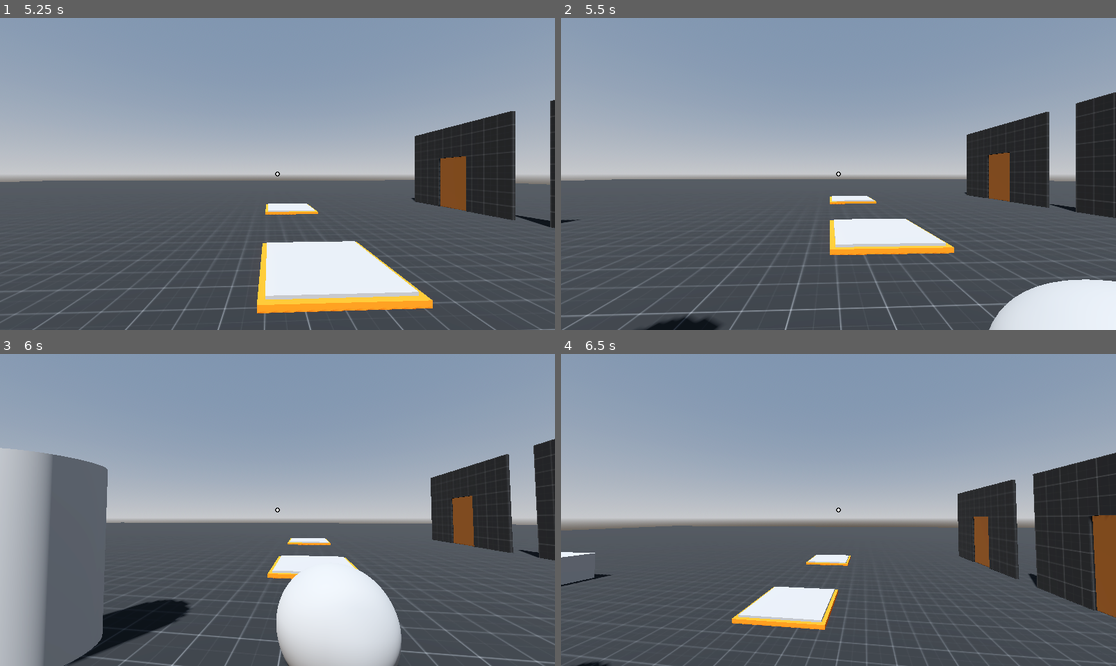
Above: before the commit, frames 1-4 (two rows, left to right).
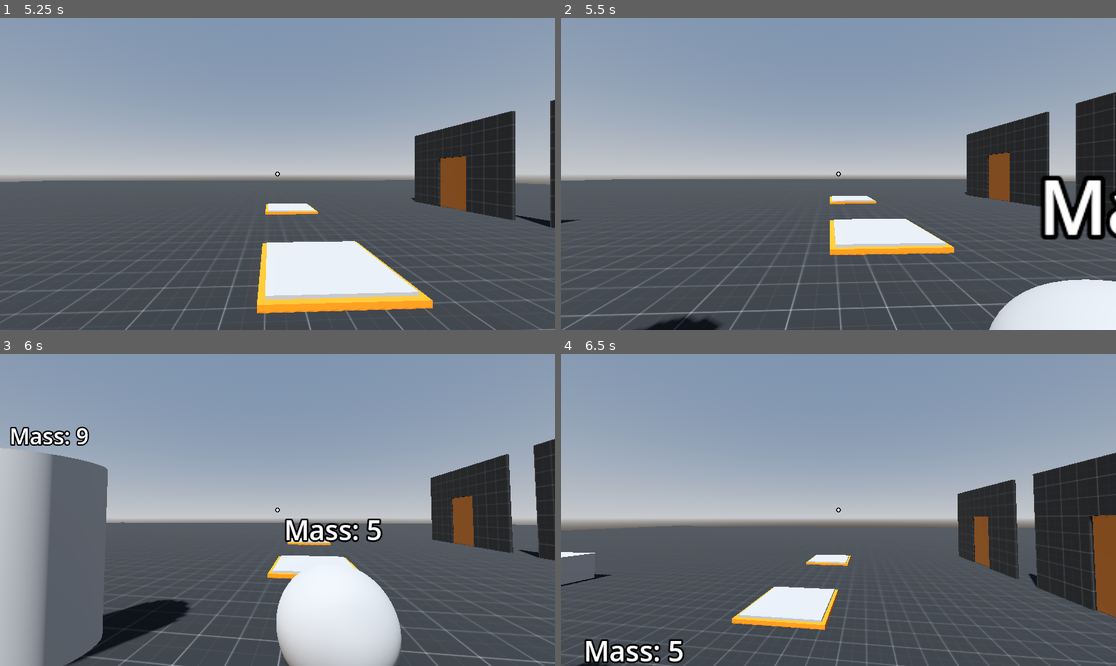
Above: after the commit, the same moments.

Repository: Radian6405/Rescale
Game: Godot game, scene res://levels/sandbox.tscn
The game is run twice, just before and just after one commit, with the same random seed, the same clock (stepped at 60 frames per second) and the same inputs. This scene is started directly instead of the project's main scene.
Inputs (mouse positions are in pixels of both pictures, inside the frame that each line leads up to):
- Up to frame 1 (5.25 s): tap Enter at 0.5 s; move the mouse to (305, 174) at 0.52 s; hold D (move_right) 0.53-1.28 s; tap Q (decrease_size) at 0.6, 5.1 s; tap Space (jump) at 0.77, 1.52, 3.02, 3.77, 4.52 s; move the mouse to (249, 174) at 1.27 s; hold S (move_back) 1.28-2.03 s; click (249, 174) at 1.35 s; move the mouse to (288, 167) at 2.02 s; hold D (move_right) 2.03-3.53 s; tap E (increase_size) at 2.1 s; move the mouse to (271, 180) at 2.77 s; tap F (interact) at 2.85 s; move the mouse to (316, 177) at 3.52 s; hold A (move_left) 3.53-5.03 s; tap W (move_front) at 3.6 s; move the mouse to (233, 170) at 4.27 s; tap Shift (sprint) at 4.35 s; move the mouse to (283, 174) at 5.02 s; hold S (move_back) from 5.03 s (still down)
- Up to frame 2 (5.5 s): keep holding S (move_back)
- Up to frame 3 (6 s): move the mouse to (255, 503) at 5.77 s; release S (move_back) at 5.78 s; hold D (move_right) from 5.78 s (still down); click (255, 503) at 5.85 s
- Up to frame 4 (6.5 s): keep holding D (move_right); tap Space (jump) at 6.02 s

Frame 1 is identical in both runs. In frame 2, 2.2% of the frame differs, in the area x 86-100%, y 50-72%; in frame 3, 1.5%; in frame 4, 1.0%.

Commit message:
feat: pickups now show thier mass

Diff:
--- a/assets/shaders/backdrop.tres
+++ b/assets/shaders/backdrop.tres
@@ -21,7 +21,6 @@
 
 }
 "
-graph_offset = Vector2(-466.4, -23.2)
 mode = 1
 flags/light_only = false
 nodes/fragment/2/node = SubResource("VisualShaderNodeColorConstant_1jsxw")
--- a/assets/shaders/blur.tres
+++ b/assets/shaders/blur.tres
@@ -43,7 +43,6 @@
 
 }
 "
-graph_offset = Vector2(-133.646, 87.3367)
 mode = 1
 flags/light_only = false
 nodes/fragment/0/position = Vector2(840, 180)
--- a/levels/sandbox.tscn
+++ b/levels/sandbox.tscn
@@ -43,7 +43,6 @@
 [node name="player" parent="." node_paths=PackedStringArray("pickups_manager") instance=ExtResource("1_3w358")]
 transform = Transform3D(-1, 0, -8.74228e-08, 0, 1, 0, 8.74228e-08, 0, -1, 0, 0, 0)
 pickups_manager = NodePath("../PickupsManager")
-scale_change = 0.1
 
 [node name="LevelContent" type="Node3D" parent="."]
 
--- a/player/player.tscn
+++ b/player/player.tscn
@@ -6,6 +6,21 @@
 [sub_resource type="CapsuleMesh" id="CapsuleMesh_fdgca"]
 
 [sub_resource type="CapsuleShape3D" id="CapsuleShape3D_acgfc"]
+
+[sub_resource type="Animation" id="Animation_w3106"]
+length = 0.001
+tracks/0/type = "value"
+tracks/0/imported = false
+tracks/0/enabled = true
+tracks/0/path = NodePath("LevelName:modulate")
+tracks/0/interp = 1
+tracks/0/loop_wrap = true
+tracks/0/keys = {
+"times": PackedFloat32Array(0),
+"transitions": PackedFloat32Array(1),
+"update": 0,
+"values": [Color(1, 1, 1, 1)]
+}
 
 [sub_resource type="Animation" id="Animation_rf0fd"]
 resource_name = "text_fade"
@@ -21,21 +36,6 @@
 "transitions": PackedFloat32Array(1, 1, 1, 1, 1),
 "update": 0,
 "values": [Color(1, 1, 1, 0), Color(1, 1, 1, 0), Color(1, 1, 1, 1), Color(1, 1, 1, 1), Color(1, 1, 1, 0)]
-}
-
-[sub_resource type="Animation" id="Animation_w3106"]
-length = 0.001
-tracks/0/type = "value"
-tracks/0/imported = false
-tracks/0/enabled = true
-tracks/0/path = NodePath("LevelName:modulate")
-tracks/0/interp = 1
-tracks/0/loop_wrap = true
-tracks/0/keys = {
-"times": PackedFloat32Array(0),
-"transitions": PackedFloat32Array(1),
-"update": 0,
-"values": [Color(1, 1, 1, 1)]
 }
 
 [sub_resource type="AnimationLibrary" id="AnimationLibrary_0m256"]
--- a/scenes/pickups/cube_pickup.tscn
+++ b/scenes/pickups/cube_pickup.tscn
@@ -15,6 +15,9 @@
 mesh = SubResource("BoxMesh_rit65")
 skeleton = NodePath("../..")
 
+[node name="MassLabel" parent="ScaleController" index="1"]
+transform = Transform3D(1, 0, 0, 0, 1, 0, 0, 0, 1, 0, 0.8, 0)
+
 [node name="Collidor" parent="." index="1"]
 shape = SubResource("BoxShape3D_g72f5")
 
--- a/scenes/pickups/cylinder_pickup.tscn
+++ b/scenes/pickups/cylinder_pickup.tscn
@@ -16,6 +16,9 @@
 mesh = SubResource("CylinderMesh_hxt81")
 skeleton = NodePath("../..")
 
+[node name="MassLabel" parent="ScaleController" index="1"]
+transform = Transform3D(1, 0, 0, 0, 1, 0, 0, 0, 1, 0, 1.3, 0)
+
 [node name="Collidor" parent="." index="1"]
 shape = SubResource("CylinderShape3D_dn8ot")
 
--- a/scenes/pickups/pickup.gd
+++ b/scenes/pickups/pickup.gd
@@ -5,6 +5,7 @@
 @onready var scale_controller: Node3D = $ScaleController
 @onready var collidor: CollisionShape3D = $Collidor
 @onready var pickup_collidor: CollisionShape3D = $pickuphelper/PickupCollidor
+@onready var mass_label: Label3D = $ScaleController/MassLabel
 
 @export var initial_scale := 1.0
 @export var max_scale := 1.5
@@ -23,6 +24,7 @@
 
 func _ready() -> void:
 	current_scale = initial_scale
+	mass_label.text = "Mass: " + str(mass)
 
 func handle_grab()-> void:
 	print("pick")
--- a/scenes/pickups/pickup.tscn
+++ b/scenes/pickups/pickup.tscn
@@ -9,6 +9,11 @@
 
 [node name="ScaleController" type="Node3D" parent="."]
 
+[node name="MassLabel" type="Label3D" parent="ScaleController"]
+billboard = 1
+text = "text"
+font_size = 48
+
 [node name="Collidor" type="CollisionShape3D" parent="."]
 
 [node name="pickuphelper" type="Area3D" parent="."]
--- a/scenes/pickups/sphere_pickup.tscn
+++ b/scenes/pickups/sphere_pickup.tscn
@@ -16,6 +16,9 @@
 mesh = SubResource("SphereMesh_t3n0h")
 skeleton = NodePath("../..")
 
+[node name="MassLabel" parent="ScaleController" index="1"]
+transform = Transform3D(1, 0, 0, 0, 1, 0, 0, 0, 1, 0, 0.8, 0)
+
 [node name="Collidor" parent="." index="1"]
 shape = SubResource("SphereShape3D_utpu6")
 
